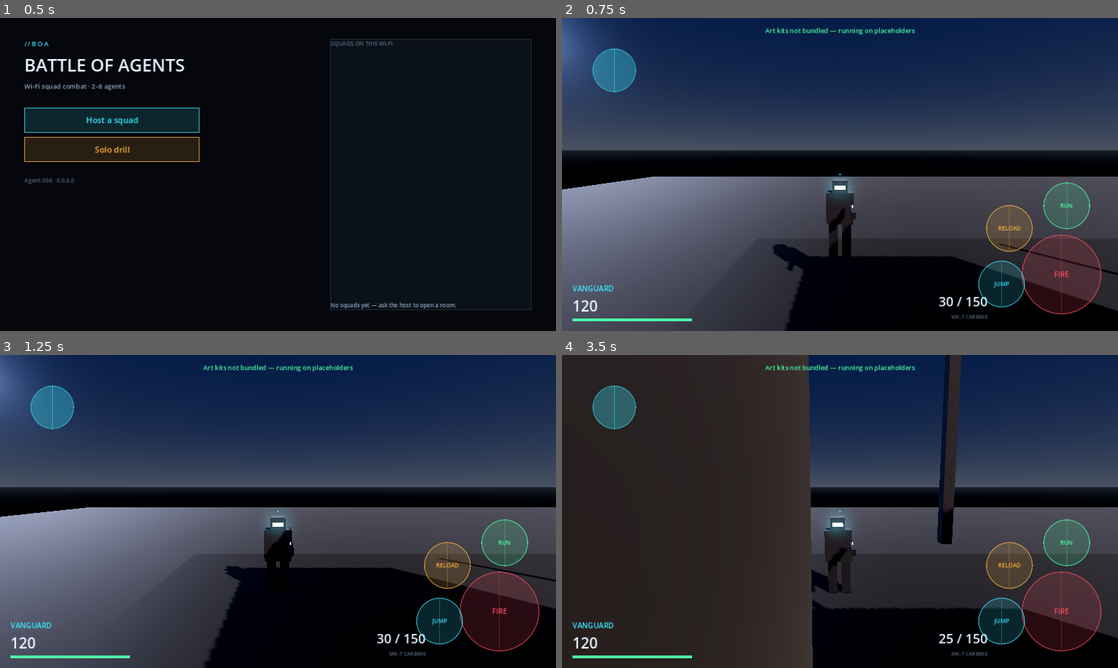
Above: before the commit, frames 1-4 (two rows, left to right).
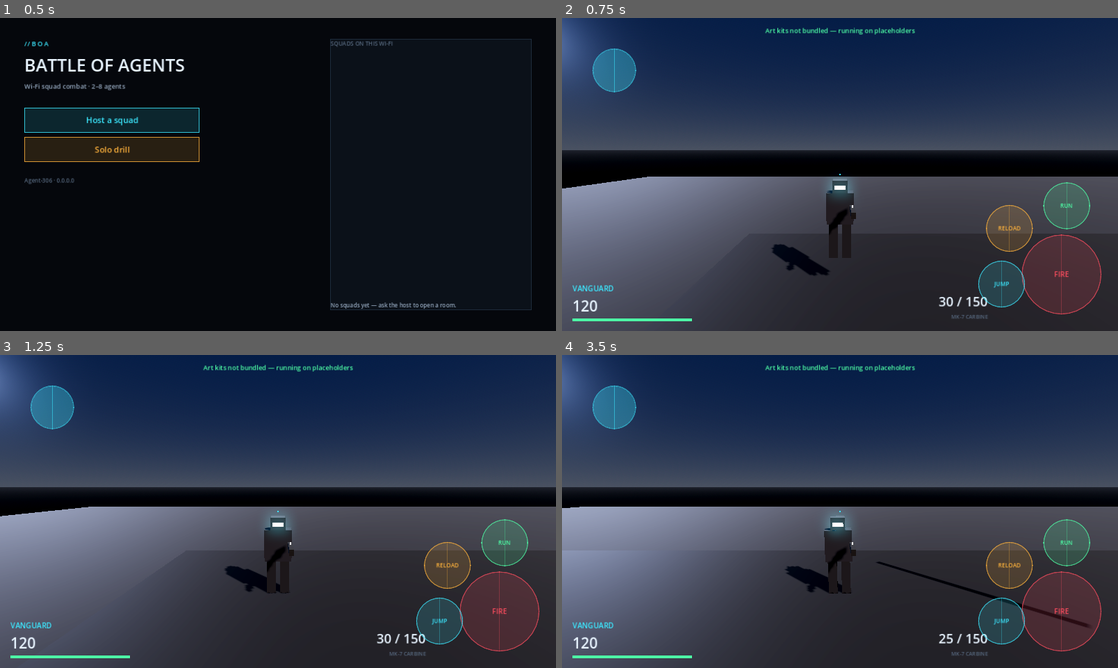
Above: after the commit, the same moments.

Repository: ElyasOmarcodes/My-Game
Game: Godot game, scene res://scenes/Main.tscn
Same seed, same stepped clock (60 frames per second), same inputs: the game is played once before the commit and once after it.
Inputs (mouse positions are in pixels of both pictures, inside the frame that each line leads up to):
- Up to frame 1 (0.5 s): no input
- Up to frame 2 (0.75 s): click "Solo drill" at 0.5 s
- Up to frame 3 (1.25 s): no input
- Up to frame 4 (3.5 s): tap Enter at 1.25 s; move the mouse to (962, 495) at 1.27 s; hold D 1.28-2 s; click (962, 495) at 1.42 s; tap Space at 1.52, 2.75 s; drag from (728, 527) to (812, 574) at 2.02 s; move the mouse to (895, 442) at 2.77 s; hold D from 2.78 s (still down)

Frame 1 is identical in both runs. In frame 2, 11% of the frame differs, in the area x 0-100%, y 50-100%; in frame 3, 17%; in frame 4, 52%, in the area x 0-100%, y 0-100%.

Commit message:
Assemble buildings from the kit's modules and normalise every scale
The town kit turned out to be fully modular — roofGable, wallWindow, no whole
houses — so placing one piece per lot produced a field of loose panels. And the
kits disagree about scale: a KayKit adventurer stands several units tall while a
Kenney module is one unit wide, which is why the first pass looked like confetti
and the second like a doll's house.

- ModelUtils measures a model's real bounds and fits it to a target size, so
  nothing is placed on faith about how an artist authored it
- Buildings are now assembled: perimeter walls per storey with a door on the
  ground floor and windows at random, capped with the kit's roof pieces, then
  scaled so one storey is a storey a person could walk into
- One building per block on a 22 m grid, and a single collider for the whole
  footprint rather than a body per wall
- Agents are fitted to 1.8 m wherever they spawn, and their weapon to the hand

Co-Authored-By: Claude Opus 5 <noreply@anthropic.com>
Claude-Session: https://claude.ai/code/session_0119TpATQDcJ6F48dj6VQkgu

Diff:
--- a/godot/scripts/game/city_builder.gd
+++ b/godot/scripts/game/city_builder.gd
@@ -8,9 +8,10 @@
 ## two players standing in different worlds. When no kit was fetched the same
 ## layout is built from primitives instead, which keeps the project runnable.
 
-const BLOCKS := 7
-const BLOCK_SIZE := 14.0
-const ROAD_WIDTH := 6.0
+const BLOCKS := 6
+const BLOCK_SIZE := 22.0
+const ROAD_WIDTH := 7.0
+const STOREY_HEIGHT := 3.0   ## what one floor should measure in world units
 const TILE := BLOCK_SIZE + ROAD_WIDTH
 
 var spawns: Array[Transform3D] = []
@@ -105,14 +106,8 @@
 		_build_park(centre)
 		return
 
-	var lots := 2
-	var lot_size := BLOCK_SIZE / lots
-	for lx in lots:
-		for lz in lots:
-			var position := centre + Vector3(
-				-BLOCK_SIZE * 0.5 + lot_size * (lx + 0.5), 0.0,
-				-BLOCK_SIZE * 0.5 + lot_size * (lz + 0.5))
-			_place_building(position, _rng.randf() * 360.0)
+	# One building per block, turned to face a random street.
+	_place_building(centre, _rng.randi_range(0, 3) * 90.0)
 
 	for i in 3:
 		var offset := Vector3(
@@ -141,16 +136,130 @@
 
 # --- placement ----------------------------------------------------------------
 
+## Kenney's town kit is modular — walls, roofs and doors, no whole houses — so a
+## building is assembled from its pieces on a grid measured from the wall itself.
+var _tile := 0.0
+var _storey := 0.0
+
+func _measure_module() -> void:
+	if _tile > 0.0 or _library == null:
+		return
+	var wall: PackedScene = _library.find("buildings", "wall")
+	if wall == null:
+		wall = _library.random("buildings")
+	var bounds := ModelUtils.measure(wall)
+	_tile = maxf(bounds.size.x, bounds.size.z)
+	_storey = bounds.size.y
+	if _tile <= 0.01:
+		_tile = 1.0
+	if _storey <= 0.01:
+		_storey = 1.0
+	print("[city] module %.2f x %.2f" % [_tile, _storey])
+
 func _place_building(position: Vector3, yaw: float) -> void:
-	var scene: PackedScene = _library.random("buildings") if _library else null
-	if scene:
-		_instance(scene, position, yaw, true, BLOCK_SIZE * 0.42)
-	else:
+	if _library == null or not _library.has("buildings"):
 		var height := _rng.randf_range(3.0, 7.0)
 		_primitive_block(position, Vector3(
 			_rng.randf_range(4.0, 6.0), height, _rng.randf_range(4.0, 6.0)),
 			Color(0.14, 0.15, 0.18), true)
+		_placed += 1
+		return
+
+	_measure_module()
+
+	var width := _rng.randi_range(2, 4)
+	var depth := _rng.randi_range(2, 3)
+	var storeys := _rng.randi_range(1, 3)
+
+	var shell := Node3D.new()
+	shell.position = position
+	shell.rotation.y = deg_to_rad(yaw)
+	add_child(shell)
+
+	var door_tile := _rng.randi_range(0, width - 1)
+
+	for level in storeys:
+		for x in width:
+			for z in depth:
+				# Only the perimeter gets walls; the inside is never seen.
+				if x > 0 and x < width - 1 and z > 0 and z < depth - 1:
+					continue
+				_place_wall_tile(shell, x, z, level, width, depth,
+					level == 0 and z == 0 and x == door_tile)
+
+	_cap_roof(shell, width, depth, storeys)
+
+	# The kit is authored around one-unit modules; scale the finished shell so a
+	# storey is one a person could walk into.
+	shell.scale = Vector3.ONE * (STOREY_HEIGHT / _storey)
+
+	# One collider for the whole footprint: far cheaper than a body per wall.
+	var size := Vector3(width * _tile, storeys * _storey, depth * _tile)
+	var centre := Vector3(0, size.y * 0.5, 0)
+	ModelUtils.add_box_collider(shell, AABB(centre - size * 0.5, size))
 	_placed += 1
+
+func _place_wall_tile(shell: Node3D, x: int, z: int, level: int,
+		width: int, depth: int, is_door: bool) -> void:
+	var kind := "wall"
+	if is_door:
+		kind = "door"
+	elif _rng.randf() < 0.45:
+		kind = "window"
+
+	var scene: PackedScene = _library.find("buildings", kind)
+	if scene == null:
+		scene = _library.find("buildings", "wall")
+	if scene == null:
+		return
+
+	var piece := scene.instantiate() as Node3D
+	if piece == null:
+		return
+
+	# Face each side outward. Which way the kit's own pieces face is a coin
+	# flip between kits, but staying consistent is what matters.
+	var yaw := 0.0
+	if z == depth - 1:
+		yaw = 180.0
+	elif x == 0:
+		yaw = 90.0
+	elif x == width - 1:
+		yaw = 270.0
+
+	piece.position = Vector3(
+		(x - (width - 1) * 0.5) * _tile,
+		level * _storey,
+		(z - (depth - 1) * 0.5) * _tile)
+	piece.rotation.y = deg_to_rad(yaw)
+	shell.add_child(piece)
+
+func _cap_roof(shell: Node3D, width: int, depth: int, storeys: int) -> void:
+	var roof: PackedScene = _library.find("buildings", "roof")
+	var top := storeys * _storey
+
+	if roof == null:
+		# No roof pieces in this kit: a thin cap still closes the silhouette.
+		var mesh := MeshInstance3D.new()
+		var box := BoxMesh.new()
+		box.size = Vector3(width * _tile * 1.05, _storey * 0.18, depth * _tile * 1.05)
+		mesh.mesh = box
+		mesh.position = Vector3(0, top + box.size.y * 0.5, 0)
+		var material := StandardMaterial3D.new()
+		material.albedo_color = Color(0.22, 0.13, 0.11)
+		mesh.material_override = material
+		shell.add_child(mesh)
+		return
+
+	for x in width:
+		for z in depth:
+			var piece := roof.instantiate() as Node3D
+			if piece == null:
+				continue
+			piece.position = Vector3(
+				(x - (width - 1) * 0.5) * _tile, top,
+				(z - (depth - 1) * 0.5) * _tile)
+			shell.add_child(piece)
 
 func _place_prop(hint: String, position: Vector3, yaw: float) -> void:
 	var scene: PackedScene = null
@@ -159,7 +268,7 @@
 		if scene == null:
 			scene = _library.random("props")
 	if scene:
-		_instance(scene, position, yaw, false)
+		_instance(scene, position, yaw, false, 0.0, 2.2 if hint == "tree" else 0.9)
 	elif hint == "tree":
 		_primitive_block(position, Vector3(0.3, 2.4, 0.3), Color(0.10, 0.08, 0.06), false)
 		_primitive_block(position + Vector3(0, 2.0, 0), Vector3(1.8, 1.4, 1.8),
@@ -172,7 +281,7 @@
 ## Instances a kit piece and, when it should block movement, wraps it in a body
 ## sized to its own bounds — the kits ship visuals only, no collision.
 func _instance(scene: PackedScene, position: Vector3, yaw: float, solid: bool,
-		fit_width := 0.0) -> void:
+		fit_width := 0.0, fit_height := 0.0) -> void:
 	var node: Node = scene.instantiate()
 	if not (node is Node3D):
 		return
@@ -184,9 +293,10 @@
 
 	var bounds := _visual_bounds(model)
 
-	# Kit pieces vary in size; nudge each one towards the lot it stands on so a
-	# cottage and a townhouse still read as the same town.
-	if fit_width > 0.0 and bounds.size.x > 0.001:
+	# Kits are authored at wildly different scales, so nothing is placed on faith.
+	if fit_height > 0.0:
+		ModelUtils.fit_height(model, fit_height)
+	elif fit_width > 0.0 and bounds.size.x > 0.001:
 		var largest := maxf(bounds.size.x, bounds.size.z)
 		model.scale = Vector3.ONE * clampf(fit_width / largest, 0.5, 3.5)
 
--- /dev/null
+++ b/godot/scripts/game/model_utils.gd
@@ -0,0 +1,90 @@
+class_name ModelUtils
+extends RefCounted
+## Measuring and fitting for imported kit models.
+##
+## Every CC0 kit is authored at its own scale — a KayKit character stands several
+## units tall while a Kenney town module is one unit wide — so nothing can be
+## placed on faith. Everything here works from the model's own measured bounds.
+
+## World-space bounds of every mesh under `node`, in the node's local space.
+static func visual_bounds(node: Node3D) -> AABB:
+	var bounds := AABB()
+	var first := true
+	for child in node.find_children("*", "MeshInstance3D", true, false):
+		var mesh_instance := child as MeshInstance3D
+		if mesh_instance == null or mesh_instance.mesh == null:
+			continue
+		var local := mesh_instance.mesh.get_aabb()
+		# Account for any transform between the model root and the mesh.
+		var offset := node.global_transform.affine_inverse() * mesh_instance.global_transform
+		local = offset * local
+		if first:
+			bounds = local
+			first = false
+		else:
+			bounds = bounds.merge(local)
+	return bounds
+
+## Scales the model so it stands `target` units tall. Returns the factor used.
+static func fit_height(node: Node3D, target: float, minimum := 0.05, maximum := 40.0) -> float:
+	var bounds := visual_bounds(node)
+	if bounds.size.y <= 0.0001:
+		return 1.0
+	var factor := clampf(target / bounds.size.y, minimum, maximum)
+	node.scale = Vector3.ONE * factor
+	return factor
+
+## Scales the model so its widest horizontal side is `target` units.
+static func fit_width(node: Node3D, target: float, minimum := 0.05, maximum := 40.0) -> float:
+	var bounds := visual_bounds(node)
+	var widest := maxf(bounds.size.x, bounds.size.z)
+	if widest <= 0.0001:
+		return 1.0
+	var factor := clampf(target / widest, minimum, maximum)
+	node.scale = Vector3.ONE * factor
+	return factor
+
+## Drops the model so its lowest point rests on y = `ground`.
+static func rest_on_ground(node: Node3D, ground := 0.0) -> void:
+	var bounds := visual_bounds(node)
+	node.position.y = ground - bounds.position.y * node.scale.y
+
+## Measures a scene without adding it to the tree.
+static func measure(scene: PackedScene) -> AABB:
+	if scene == null:
+		return AABB()
+	var probe := scene.instantiate() as Node3D
+	if probe == null:
+		return AABB()
+	var bounds := _bounds_without_tree(probe)
+	probe.free()
+	return bounds
+
+static func _bounds_without_tree(node: Node3D) -> AABB:
+	var bounds := AABB()
+	var first := true
+	for child in node.find_children("*", "MeshInstance3D", true, false):
+		var mesh_instance := child as MeshInstance3D
+		if mesh_instance == null or mesh_instance.mesh == null:
+			continue
+		var local: AABB = mesh_instance.transform * mesh_instance.mesh.get_aabb()
+		if first:
+			bounds = local
+			first = false
+		else:
+			bounds = bounds.merge(local)
+	return bounds
+
+## A box collider matching the model's own bounds, added under it.
+static func add_box_collider(model: Node3D, bounds: AABB, layer := 1) -> void:
+	if bounds.size == Vector3.ZERO:
+		return
+	var body := StaticBody3D.new()
+	body.collision_layer = layer
+	var shape := CollisionShape3D.new()
+	var box := BoxShape3D.new()
+	box.size = bounds.size
+	shape.shape = box
+	shape.position = bounds.get_center()
+	body.add_child(shape)
+	model.add_child(body)
--- a/godot/scripts/game/player.gd
+++ b/godot/scripts/game/player.gd
@@ -96,10 +96,15 @@
 			scene = _library.pick("characters", AgentCatalog.agent_index(agent["id"]))
 
 	if scene:
-		var instance: Node = scene.instantiate()
-		_model_root.add_child(instance)
-		_animation = _find_animation_player(instance)
-		_tint(instance)
+		var instance := scene.instantiate() as Node3D
+		if instance:
+			_model_root.add_child(instance)
+			# Kits differ wildly in scale; a KayKit adventurer is several units
+			# tall out of the box. Everyone stands 1.8 m here.
+			ModelUtils.fit_height(instance, 1.8)
+			ModelUtils.rest_on_ground(instance)
+			_animation = _find_animation_player(instance)
+			_tint(instance)
 	else:
 		_build_placeholder()
 
@@ -146,8 +151,8 @@
 	if scene:
 		var instance := scene.instantiate() as Node3D
 		if instance:
-			instance.scale = Vector3.ONE * 0.9
 			_muzzle.add_child(instance)
+			ModelUtils.fit_height(instance, 0.55)
 	else:
 		_add_box(_muzzle, Vector3(0, 0, 0.2), Vector3(0.09, 0.12, 0.55), Color(0.08, 0.09, 0.1))
 		_add_box(_muzzle, Vector3(0, 0.08, 0.1), Vector3(0.03, 0.02, 0.1),
--- a/godot/scripts/game/remote_player.gd
+++ b/godot/scripts/game/remote_player.gd
@@ -33,9 +33,12 @@
 			scene = library.pick("characters", AgentCatalog.agent_index(agent["id"]))
 
 	if scene:
-		var instance: Node = scene.instantiate()
-		add_child(instance)
-		_animation = _find_animation_player(instance)
+		var instance := scene.instantiate() as Node3D
+		if instance:
+			add_child(instance)
+			ModelUtils.fit_height(instance, 1.8)
+			ModelUtils.rest_on_ground(instance)
+			_animation = _find_animation_player(instance)
 	else:
 		var mesh := MeshInstance3D.new()
 		var capsule := CapsuleMesh.new()
--- a/godot/scripts/tools/shot_runner.gd
+++ b/godot/scripts/tools/shot_runner.gd
@@ -92,7 +92,7 @@
 		Vector3(road_x + CityBuilder.TILE * 0.8, 1.2, CityBuilder.TILE * 0.6), 62.0)
 
 	_spawn_lineup()
-	await _shot("godot-agents", Vector3(0.4, 1.55, 6.4), Vector3(0, 1.0, 0), 42.0)
+	await _shot("godot-agents", Vector3(0.3, 1.35, 5.2), Vector3(0, 0.95, 0), 44.0)
 
 func _spawn_lineup() -> void:
 	# A clean patch of street to stand the roster on.
@@ -117,7 +117,7 @@
 			"team": Session.Team.ALPHA if index % 2 == 0 else Session.Team.BRAVO,
 		})
 		add_child(body)
-		body.global_position = stage + Vector3(-2.55 + index * 1.7, 0, 0)
+		body.global_position = stage + Vector3(-2.1 + index * 1.4, 0, 0)
 		body.rotation_degrees.y = 205 + (index - 1.5) * 6
 		index += 1
 
